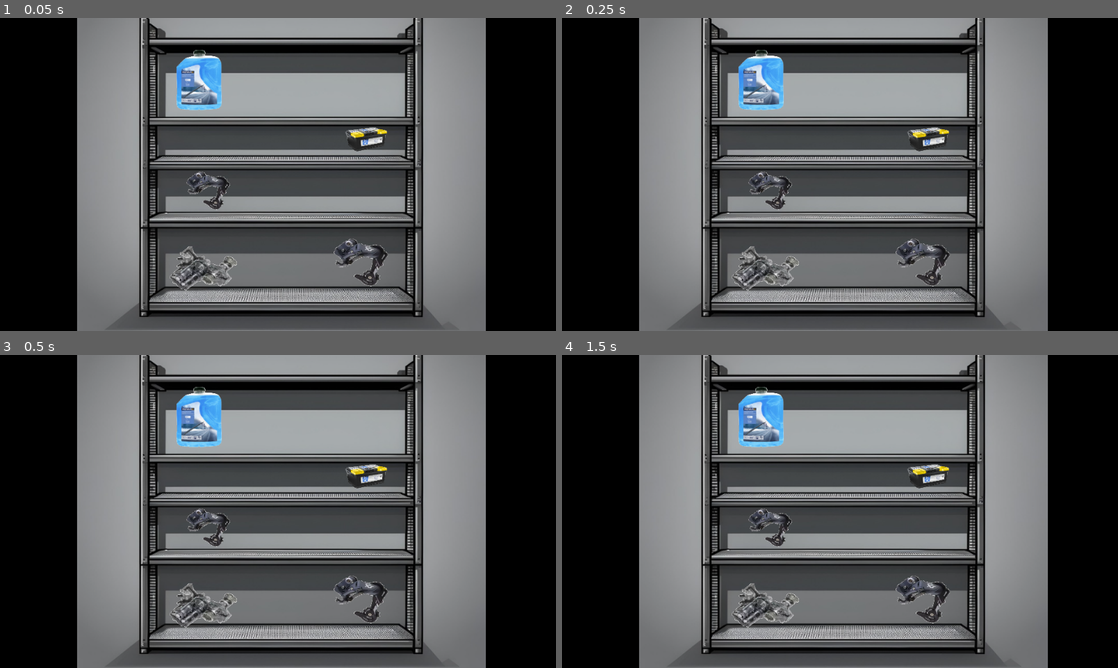
Above: before the commit, frames 1-4 (two rows, left to right).
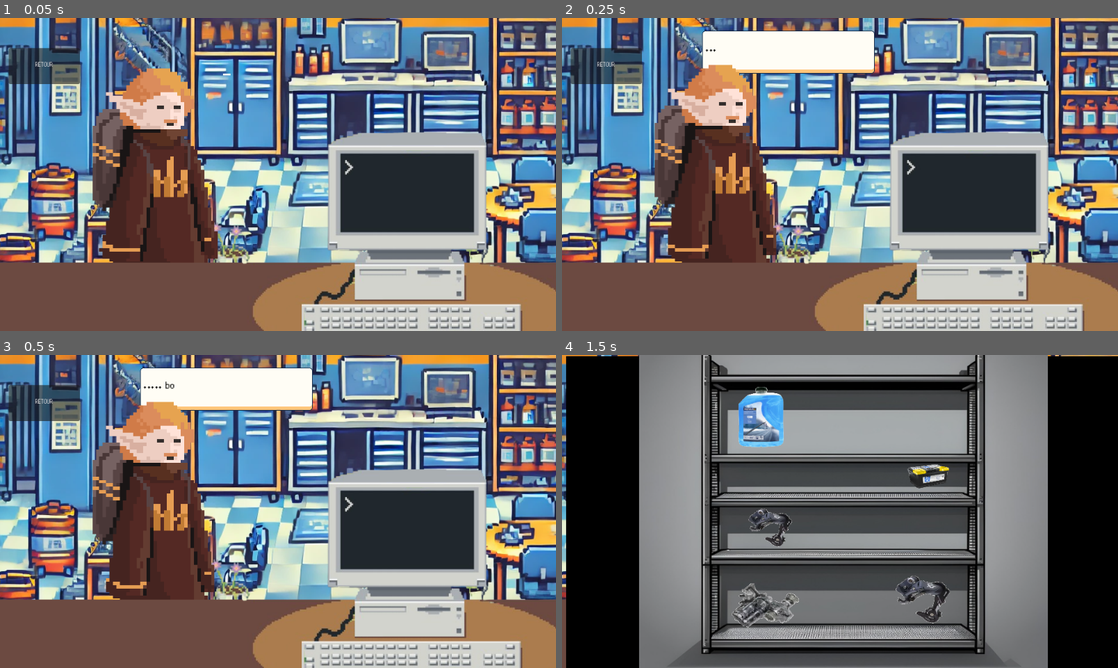
Above: after the commit, the same moments.

Repository: adleu/cours-serious-game---jam---05-02-2025-
Game: Godot game, scene res://scenes/screens/shop_main_view.tscn
Same seed, same stepped clock (60 frames per second), same inputs: the game is played once before the commit and once after it.
Inputs (mouse positions are in pixels of both pictures, inside the frame that each line leads up to):
- Up to frame 1 (0.05 s): no input
- Up to frame 2 (0.25 s): no input
- Up to frame 3 (0.5 s): no input
- Up to frame 4 (1.5 s): click (806, 586) at 0.5 s; click (828, 524) at 1.25 s

The runs differ from the first frame. In frame 1, 97% of the frame differs, in the area x 0-100%, y 0-100%; in frame 2, 97%; in frame 3, 97%; in frame 4, 0.9%.

Commit message:
yepepepepe

Diff:
--- a/scenes/screens/shop_main_view.gd
+++ b/scenes/screens/shop_main_view.gd
@@ -4,6 +4,8 @@
 # Called when the node enters the scene tree for the first time.
 func _ready() -> void:
 	GameManager.increment_event()
+	GameManager.increment_event()
+
 
 
 # Called every frame. 'delta' is the elapsed time since the previous frame.
--- a/scenes/screens/shop_main_view.tscn
+++ b/scenes/screens/shop_main_view.tscn
@@ -97,10 +97,10 @@
 theme_override_styles/normal = SubResource("StyleBoxEmpty_3yrti")
 
 [node name="Acceuil" parent="." instance=ExtResource("3_w2qtw")]
-visible = false
-position = Vector2(-534, -237)
+position = Vector2(-493, -234)
 
 [node name="Etagère" parent="." instance=ExtResource("4_rvbnc")]
+visible = false
 position = Vector2(-470, -263)
 
 [connection signal="pressed" from="bouton/Button_accueil" to="." method="_on_button_acceuil_pressed"]
--- a/scripts/acceuil/acceuil.gd
+++ b/scripts/acceuil/acceuil.gd
@@ -22,6 +22,12 @@
 		1:
 			$Container/PNJ_1.visible = true
 			dialog.display_text(GameManager.characDialog[indice])
+		2:
+			$Container/PNJ_2.visible = true
+			dialog.display_text(GameManager.characDialog[indice])
+		2:
+			$Container/PNJ_3.visible = true
+			dialog.display_text(GameManager.characDialog[indice])
 
 
 func _on_button_pressed() -> void:
@@ -30,3 +36,8 @@
 
 func _on_button_2_pressed() -> void:
 	visible = false
+
+func hide_pnj():
+	$Container/PNJ_1.visible = false
+	$Container/PNJ_1.visible = false
+	$Container/PNJ_1.visible = false
--- a/scripts/global/GameManager.gd
+++ b/scripts/global/GameManager.gd
@@ -3,7 +3,7 @@
 
 var plaqueArray = ["","27-X85-77","M5-TRC-LS","89-CCA-LS","15-VBX-M5","99-bbb-77"]
 var plaqueInfoArray = ["","huile moteur : ref <zorblux>","batterie ref : X78","AD BLUE", "Ampoule feu avant Norotau", "pneu été 205 55 R16" ]
-var characDialog = ["","Bonjour monsieur ahahaha ! Ma plaque est la suivante : 27-X85-77 !!!","batterie ref : X78","fdfdsAD BLUE", "Ampoule fefdfsdfsfdsu avant Norotau", "pnefdsdfdfsu été 205 55 R16" ]
+var characDialog = ["","Bonjour monsieur ahahaha ! Ma plaque est la suivante : 27-X85-77 !!!","..... bonjour..... j'ai besoin de batterie.... ma plaque .....M5-TRC-LS ","fdfdsAD BLUE", "Ampoule fefdfsdfsfdsu avant Norotau", "pnefdsdfdfsu été 205 55 R16" ]
 
 var current_event = 0
 
